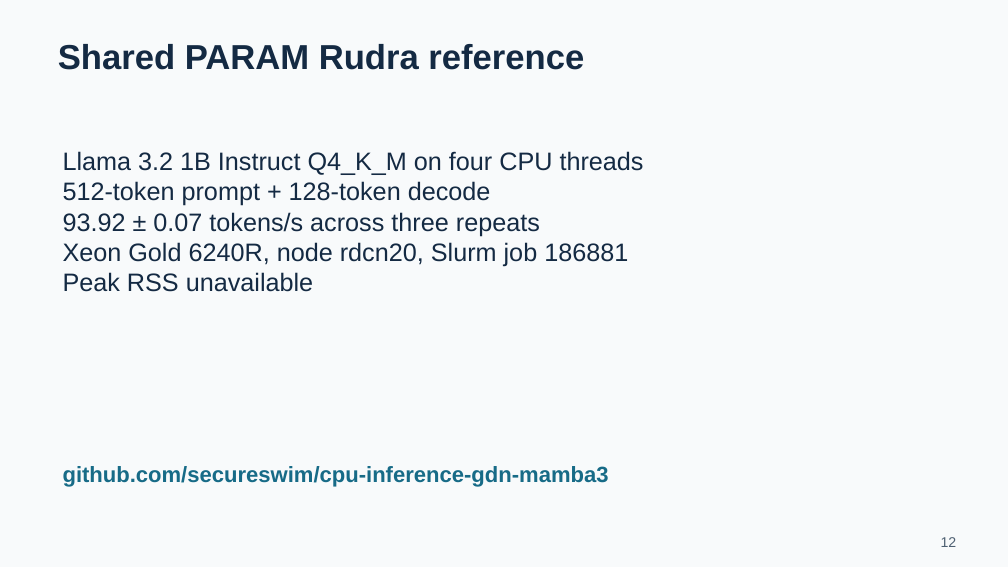
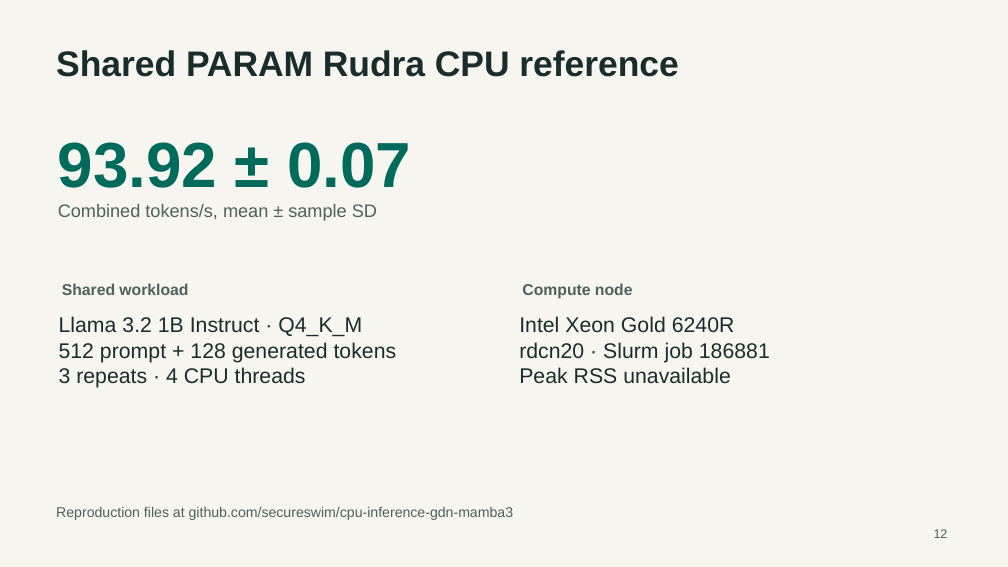
Before and after one commit to secureswim/cpu-inference-gdn, a slide deck: slide 12 of output/Project_1_Presentation.pptx. Drawn at 1008x567 pixels with LibreOffice and Linux fonts; fonts in the diff are those of the drawing. Boxes give left, top, right and bottom in pixels: in the first picture for what was removed or moved away, otherwise in the second. Text is boxed around its words. In the diff, an @@ line names an element or a change of style, - is before the commit and + after.

```diff
--- a/output/Project_1_Presentation.pptx
+++ b/output/Project_1_Presentation.pptx
@@ background #F8FAFB to #F7F5EF @@
@@ text at [56,50,678,77]: text changed; size 33 to 33.8 pt; text colour #142A43 to #192D2A @@
-Shared PARAM Rudra reference
+Shared PARAM Rudra CPU reference
@@ text at [58,142,411,188]: text changed; size 24 to 60.8 pt; text colour #142A43 to #006A5D; bold on @@
-Llama 3.2 1B Instruct Q4_K_M on four CPU threads
-512-token prompt + 128-token decode
-93.92 ± 0.07 tokens/s across three repeats
-Xeon Gold 6240R, node rdcn20, Slurm job 186881
-Peak RSS unavailable
+93.92 ± 0.07
@@ text added at [58,204,377,221], 17.2 pt, text #4E615B @@
+Combined tokens/s, mean ± sample SD
@@ text added at [62,283,188,295], 15 pt, text #4E615B, bold @@
+Shared workload
@@ text added at [522,283,633,299], 15 pt, text #4E615B, bold @@
+Compute node
@@ text added at [59,316,397,388], 20.2 pt, text #192D2A @@
+Llama 3.2 1B Instruct · Q4_K_M
+512 prompt + 128 generated tokens
+3 repeats · 4 CPU threads
@@ text added at [519,316,770,384], 20.2 pt, text #192D2A @@
+Intel Xeon Gold 6240R
+rdcn20 · Slurm job 186881
+Peak RSS unavailable
@@ text at [56,506,513,520]: text changed; size 21 to 13.5 pt; text colour #176B87 to #4E615B; bold off @@
-github.com/secureswim/cpu-inference-gdn-mamba3
+Reproduction files at github.com/secureswim/cpu-inference-gdn-mamba3
@@ text "12": place and size @@
-text "12" at [941,537,957,547]
+text "12" at [934,529,948,538]
@@ text "12" at [934,529,948,538]: size 13.5 to 12 pt, text colour #4E6072 to #4E615B @@
```
Also in this commit, not shown: 11 slides added, 11 slides removed, 3 other files.
